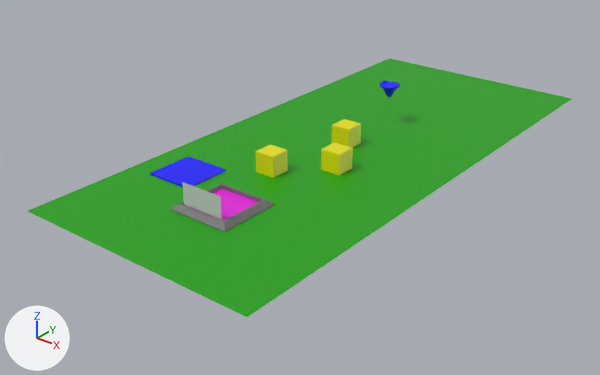
What one commit did to the glTF model examples/assets/terrains/baseTemplate.glb.
Both versions are drawn from a 50 mm lens placed at (42.7, -64.0, 31.1), pointed at (-1.5, -8.8, -3.1). Every picture has the same lights, and +X, +Y and +Z are marked at lower left. Where no turn or scale is listed for an object, it has been applied to the vertices.
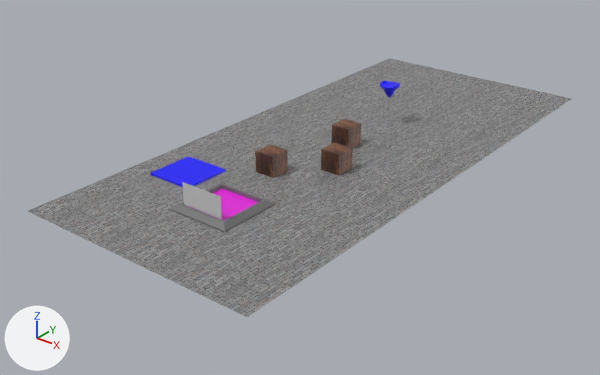
The change in detail:
Picture 'wood' (img_wood) is new.
Picture 'FloorStreets0098_1_350' (img_floorstreets0098_1_350) is new.
In material 'Material.007' (mat_material_007), base_color is no longer (0.8, 0.753, 0.0), yellow #e7e100.
In material 'Material.007' (mat_material_007), texture is now set to img_floorstreets0098_1_350.
Material 'wood' (mat_wood) is new.
Its texture is img_wood.
me_plane_004 has 4 vertices, 2 faces and spans x -11.9..11.9, y -26.7..26.7, z 0.0.
me_plane_004 no longer uses material mat_material_006 (green #1da100).
me_plane_004 now uses material mat_material_007 (picture img_floorstreets0098_1_350).
me_cube_021 has 8 vertices, 12 faces and spans x -1.0..1.0, y -1.0..1.0, z -1.0..1.0.
me_cube_021 no longer uses material mat_material_007 (yellow #e7e100).
me_cube_021 now uses material mat_wood (picture img_wood).
me_cube_022 has 8 vertices, 12 faces and spans x -1.0..1.0, y -1.0..1.0, z -1.0..1.0.
me_cube_022 no longer uses material mat_material_007 (yellow #e7e100).
me_cube_022 now uses material mat_wood (picture img_wood).
me_cube_023 has 8 vertices, 12 faces and spans x -1.0..1.0, y -1.0..1.0, z -1.0..1.0.
me_cube_023 no longer uses material mat_material_007 (yellow #e7e100).
me_cube_023 now uses material mat_wood (picture img_wood).

Where the change shows, as pixel boxes (x1, y1, x2, y2) in the pictures (600 x 375 px):
'Plane', surface changed, recoloured (green to grey)
    both: (28, 58, 572, 317)
'Cube.002', surface changed, recoloured (yellow to brown)
    both: (255, 145, 288, 178)
'Cube.001', surface changed, recoloured (yellow to brown)
    both: (321, 142, 353, 175)
'Cube', surface changed, recoloured (yellow to brown)
    both: (331, 119, 361, 147)
